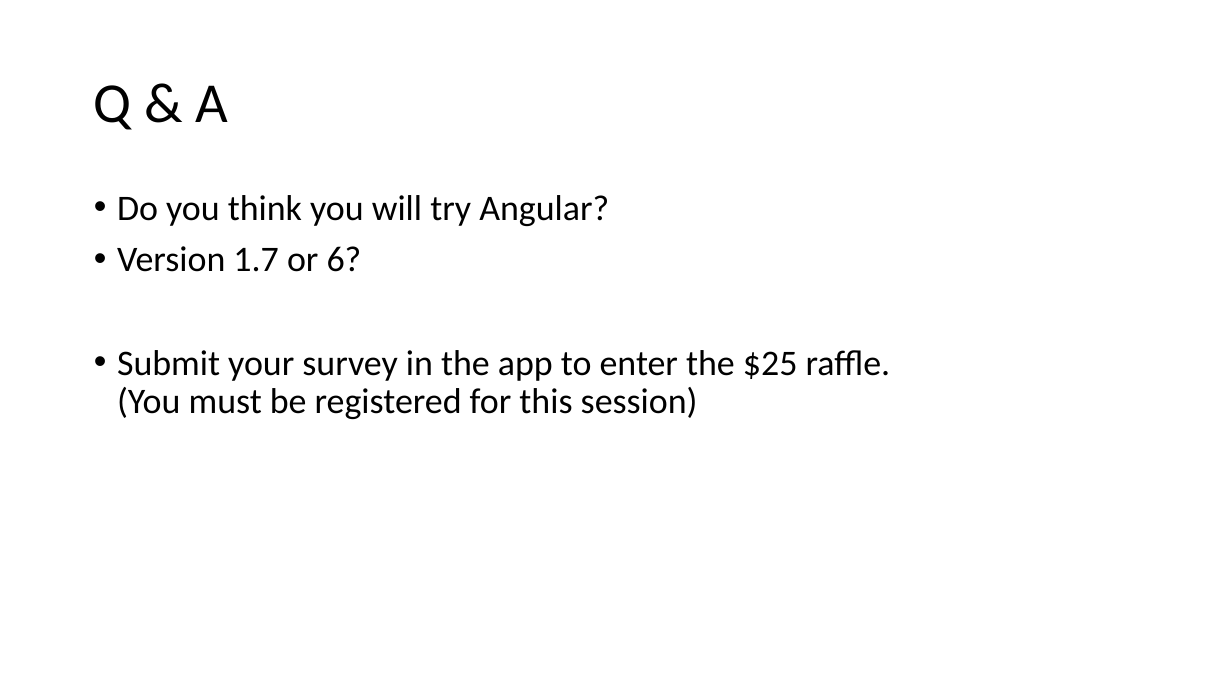
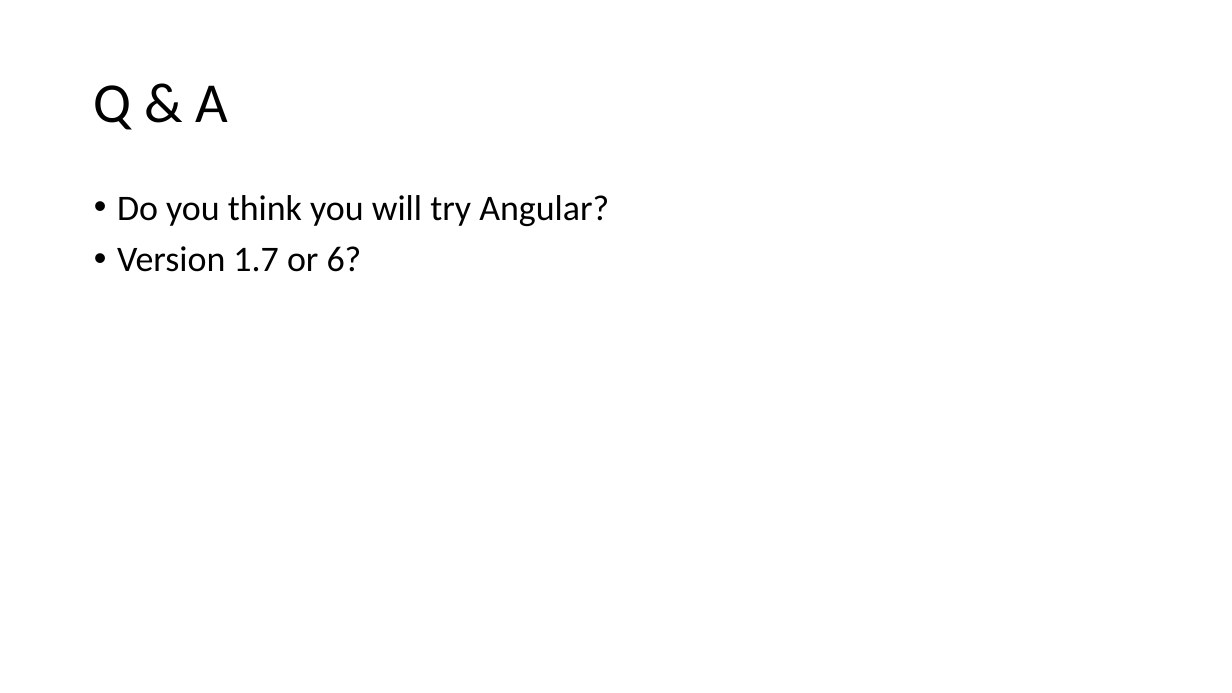
Before and after one commit to jkutzfla/cf2018demo, a slide deck: slide 57 of www/docs/Angular4CFDevs_jkutzfla_2018.pptx (slide 60 before the commit). Drawn at 1232x693 pixels with LibreOffice and Linux fonts; fonts in the diff are those of the drawing. Boxes give left, top, right and bottom in pixels: in the first picture for what was removed or moved away, otherwise in the second. Text is boxed around its words. In the diff, an @@ line names an element or a change of style, - is before the commit and + after.

```diff
--- a/www/docs/Angular4CFDevs_jkutzfla_2018.pptx
+++ b/www/docs/Angular4CFDevs_jkutzfla_2018.pptx
@@ text at (x1=117, y1=350, x2=891, y2=419): paragraph removed @@
-• Submit your survey in the app to enter the $25 raffle.
-  (You must be registered for this session)
```
Also in this commit, not shown: 3 other slides changed, 3 slides removed.
